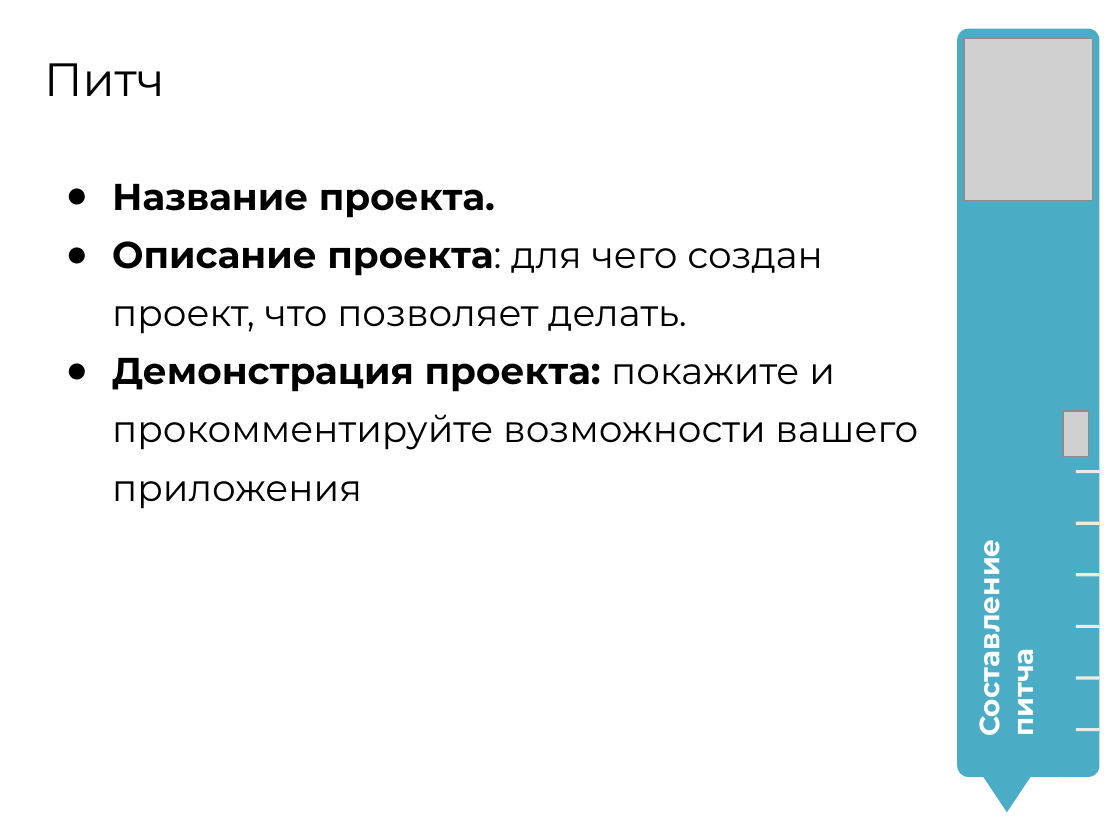
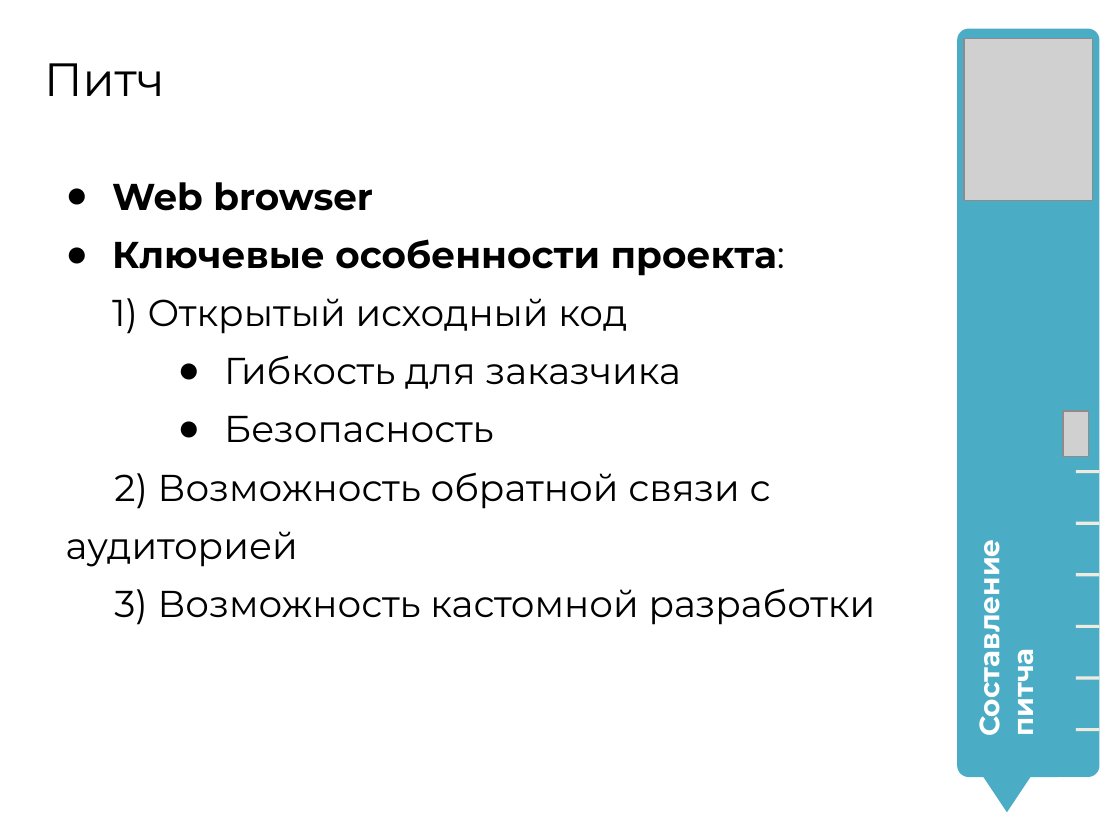
Before and after one commit to geksogen/Python-PyQt-Webbrowser, a slide deck: slide 1 of Питч.pptx (slide 2 before the commit). Drawn at 1120x840 pixels with LibreOffice and Linux fonts; fonts in the diff are those of the drawing; grey boxes stand for pictures. Boxes give left, top, right and bottom in pixels: in the first picture for what was removed or moved away, otherwise in the second. Text is boxed around its words. In the diff, an @@ line names an element or a change of style, - is before the commit and + after.

```diff
--- a/Питч.pptx
+++ b/Питч.pptx
@@ text at (112, 182, 785, 509): text changed @@
-● Название проекта.
-● Описание проекта: для чего создан проект, что позволяет делать.
-● Демонстрация проекта: покажите и прокомментируйте возможности вашего приложения
+● Web browser
+● Ключевые особенности проекта:
+  1) Открытый исходный код
+    ● Гибкость для заказчика
+    ● Безопасность
+2) Возможность обратной связи с аудиторией
+3) Возможность кастомной разработки
```
Also in this commit, not shown: 1 slide removed.
